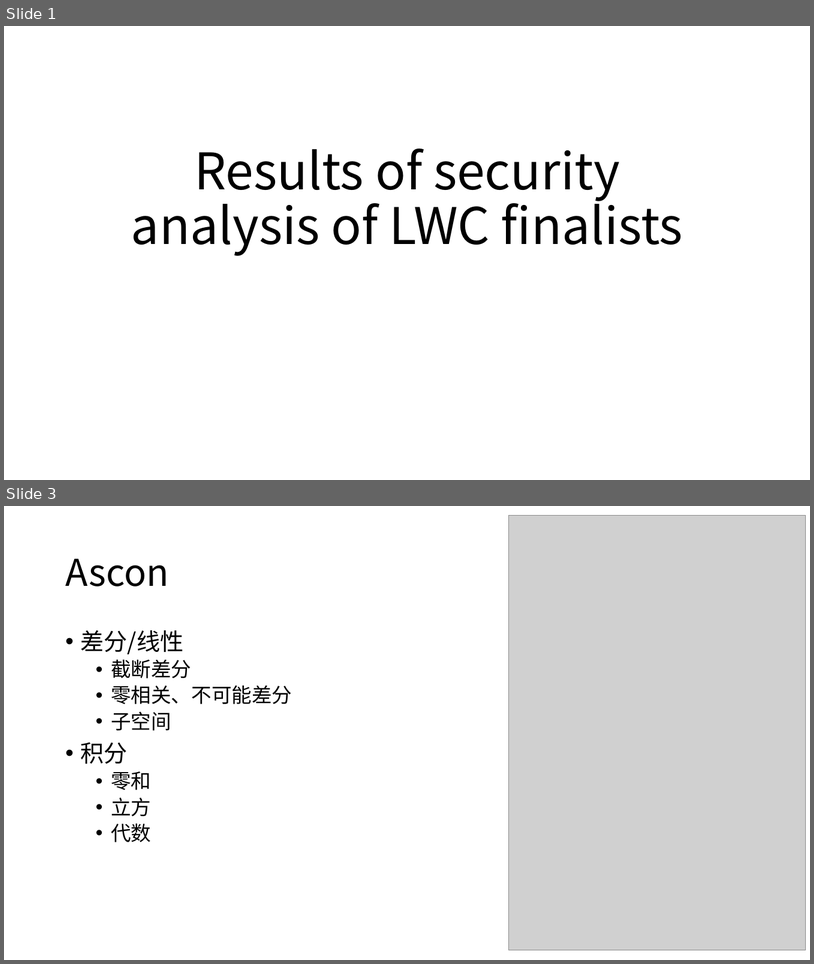
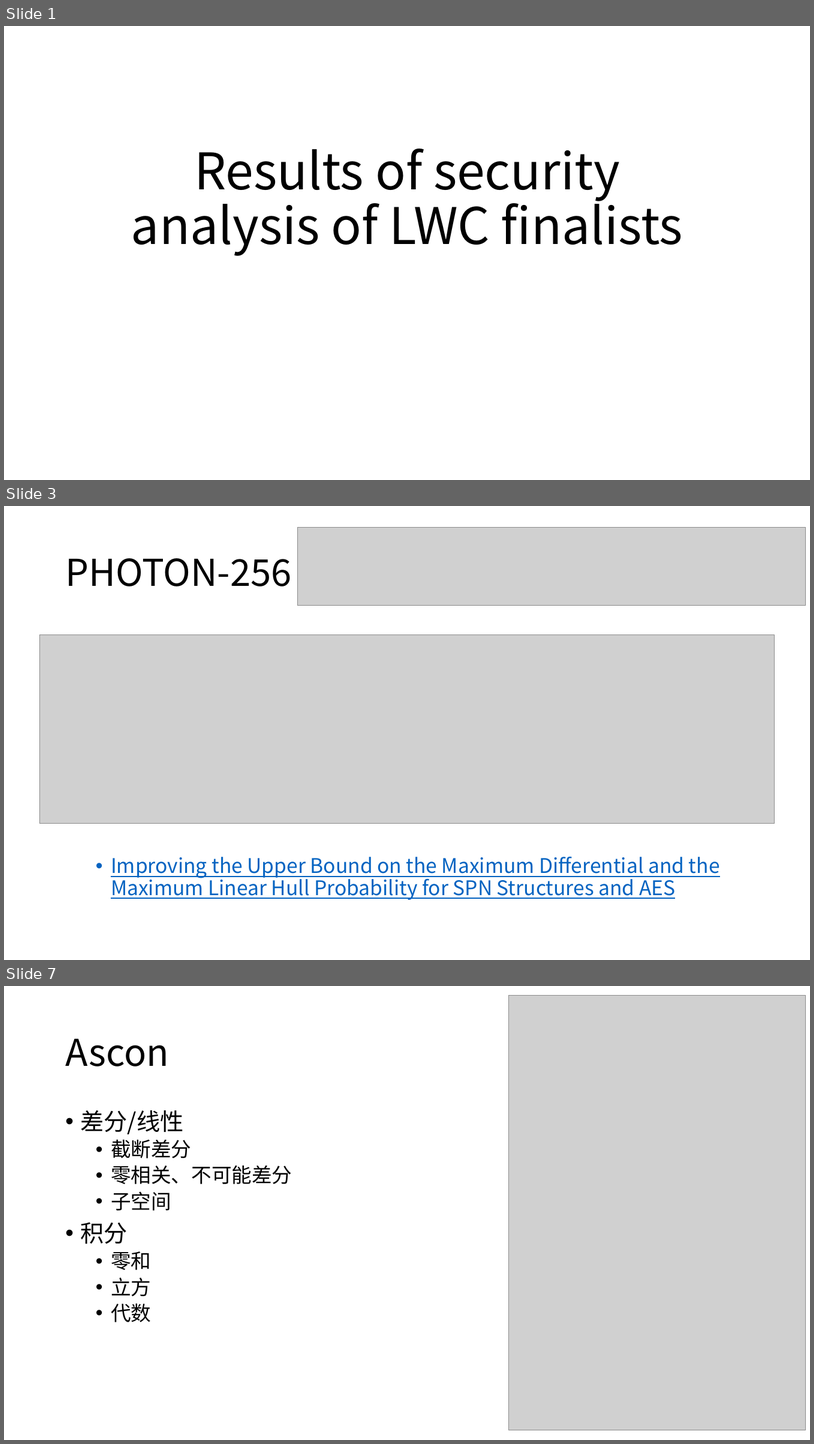
Before and after one commit to dtykira/LWC_finalists, a slide deck: round3.pptx. Shown one above the other, each under a label of ours: slides 1 and 3 before the commit, slides 1, 3 and 7 after it; the slides between them are not shown. The pictures are 814x964 and 814x1444 pixels, drawn with LibreOffice and Linux fonts; fonts in the diff are those of the drawing; grey boxes stand for pictures. Boxes give left, top, right and bottom in pixels: in the first picture for what was removed or moved away, otherwise in the second. Text is boxed around its words. In the diff, an @@ line names an element or a change of style, - is before the commit and + after.

```diff
--- a/round3.pptx
+++ b/round3.pptx
@@ slide 3 added at box(4, 506, 810, 960), background #FFFFFF @@
@@ picture added at box(298, 527, 807, 605) @@
@@ title added at box(65, 558, 291, 586), 44 pt, text #000000 @@
+PHOTON-256
@@ picture added at box(39, 635, 776, 823) @@
@@ text added at box(111, 856, 720, 900), 24 pt, text #0563C1, underline @@
+  • Improving the Upper Bound on the Maximum Differential and the Maximum Linear Hull Probability for SPN Structures and AES
@@ what was slide 3 is now slide 7 @@
```
Also in this commit, not shown: 4 slides changed, 6 other slides added, 3 other files.
